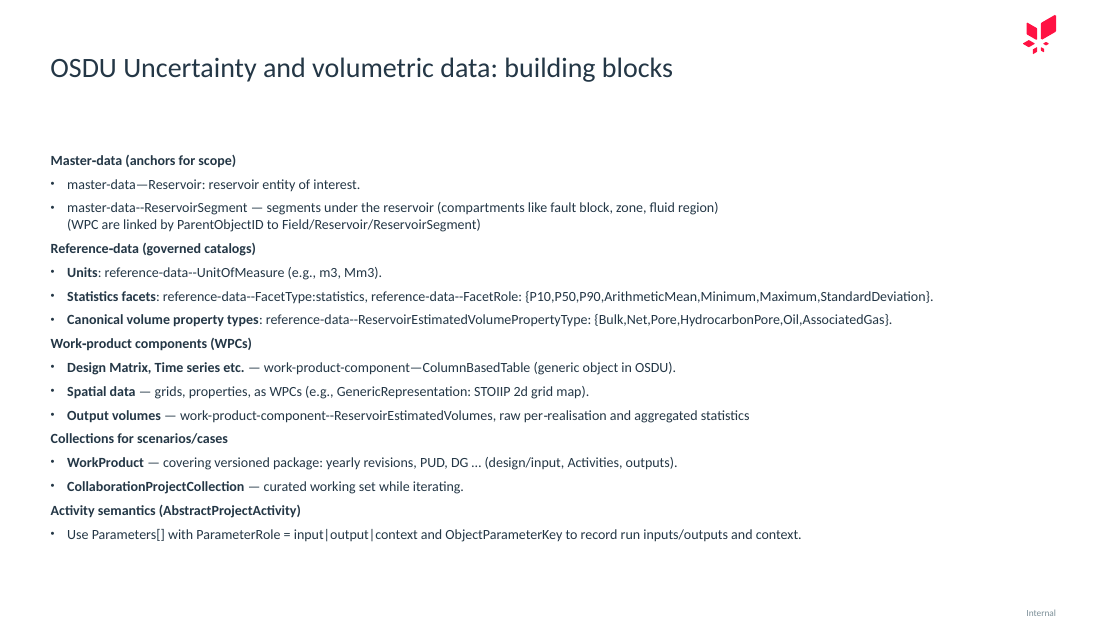
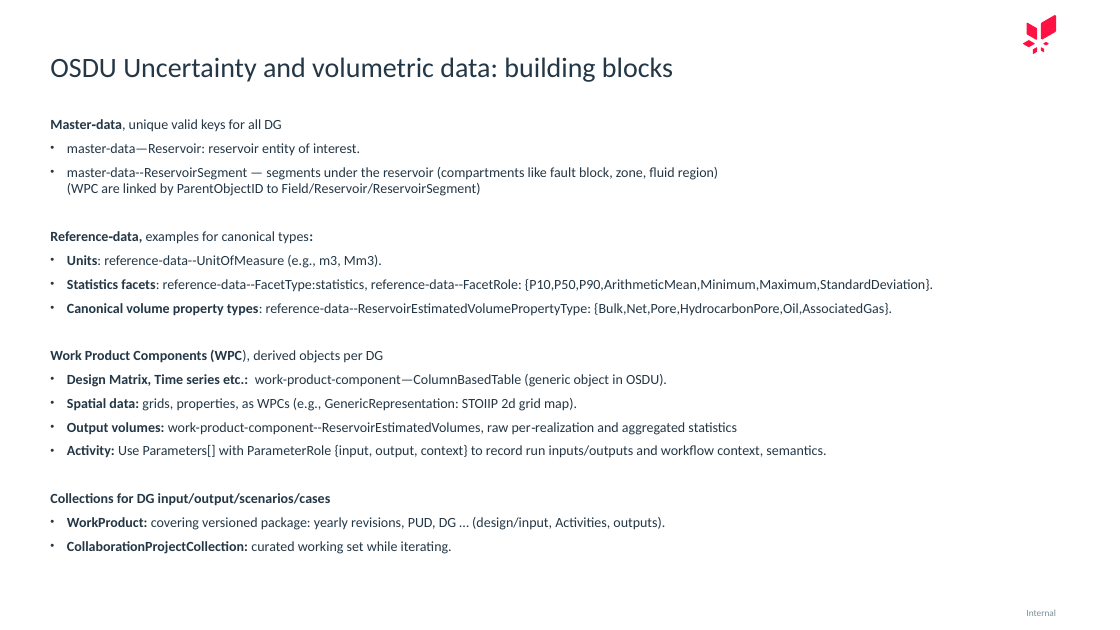
Before and after one commit to equinor/ores, a slide deck: slide 3 of demo/md/DG1–DG4 Decision Gates in OSDU.pptx (slide 4 before the commit). Drawn at 1120x630 pixels with LibreOffice and Linux fonts; fonts in the diff are those of the drawing. Boxes give left, top, right and bottom in pixels: in the first picture for what was removed or moved away, otherwise in the second. Text is boxed around its words. In the diff, an @@ line names an element or a change of style, - is before the commit and + after.

Commit message:
new file:   .venv/Scripts/pythonw.exe new file:   .venv/pyvenv.cfg modified:   "demo/md/DG1\342\200\223DG4 Decision Gates in OSDU.pptx" 	new file:   demo/md/DGDigest.md 	new file:   demo/md/FmuOsdu.md 	new file:   demo/py/bootcamprddms.ipynb 	new file:   demo/strat/ow_to_osdu_map.json

```diff
--- a/demo/md/DG1–DG4 Decision Gates in OSDU.pptx
+++ b/demo/md/DG1–DG4 Decision Gates in OSDU.pptx
@@ text "Master‑data, unique valid keys for ...": place and size @@
-text "Master‑data, unique valid keys for ..." at (51,155,933,542)
+text "Master‑data, unique valid keys for ..." at (50,119,933,530)
@@ text at (50,119,281,132): text changed; bold off @@
-Master‑data (anchors for scope)
+Master‑data, unique valid keys for all DG
@@ text at (50,231,313,244): text changed; bold off @@
-Reference‑data (governed catalogs)
+Reference‑data, examples for canonical types:
@@ text at (50,350,826,530): text changed @@
-Work‑product components (WPCs)
-• Design Matrix, Time series etc. — work-product-component—ColumnBasedTable (generic object in OSDU).
-• Spatial data — grids, properties, as WPCs (e.g., GenericRepresentation: STOIIP 2d grid map).
-• Output volumes — work-product-component--ReservoirEstimatedVolumes, raw per‑realisation and aggregated statistics
-Collections for scenarios/cases
-• WorkProduct — covering versioned package: yearly revisions, PUD, DG … (design/input, Activities, outputs).
-• CollaborationProjectCollection — curated working set while iterating.
-Activity semantics (AbstractProjectActivity)
-• Use Parameters[] with ParameterRole = input|output|context and ObjectParameterKey to record run inputs/outputs and context.
+Work Product Components (WPC), derived objects per DG
+• Design Matrix, Time series etc.: work-product-component—ColumnBasedTable (generic object in OSDU).
+• Spatial data: grids, properties, as WPCs (e.g., GenericRepresentation: STOIIP 2d grid map).
+• Output volumes: work-product-component--ReservoirEstimatedVolumes, raw per‑realization and aggregated statistics
+• Activity: Use Parameters[] with ParameterRole {input, output, context} to record run inputs/outputs and workflow context, semantics.
+Collections for DG input/output/scenarios/cases
+• WorkProduct: covering versioned package: yearly revisions, PUD, DG … (design/input, Activities, outputs).
+• CollaborationProjectCollection: curated working set while iterating.
```
Also in this commit, not shown: 6 other slides changed, 4 slides removed, 4 other files.
